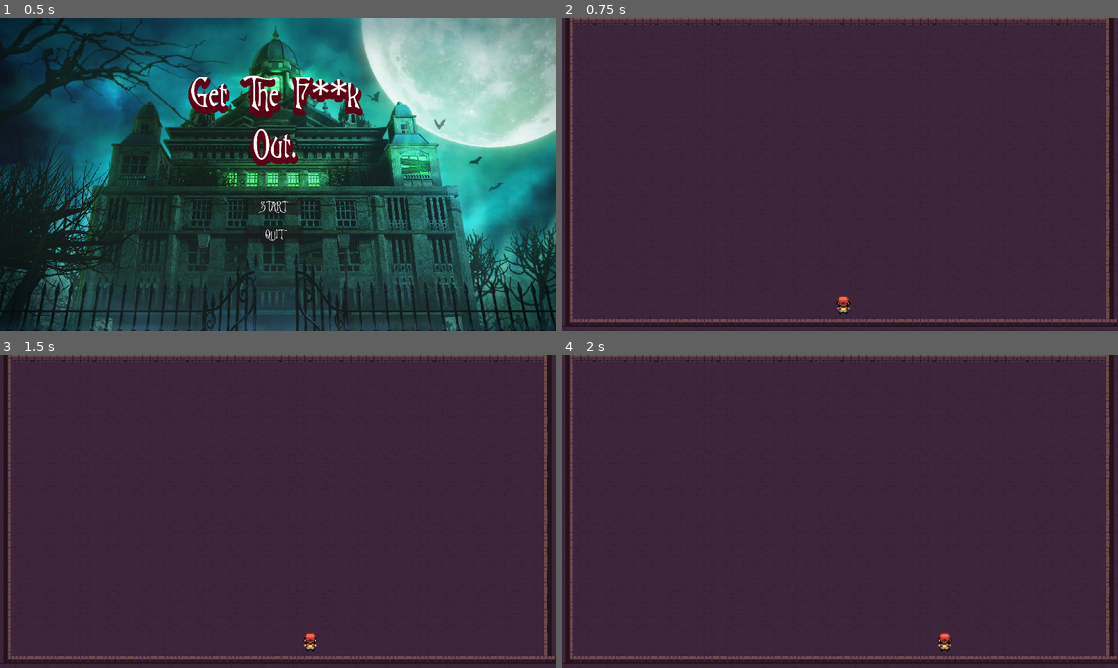
Above: before the commit, frames 1-4 (two rows, left to right).
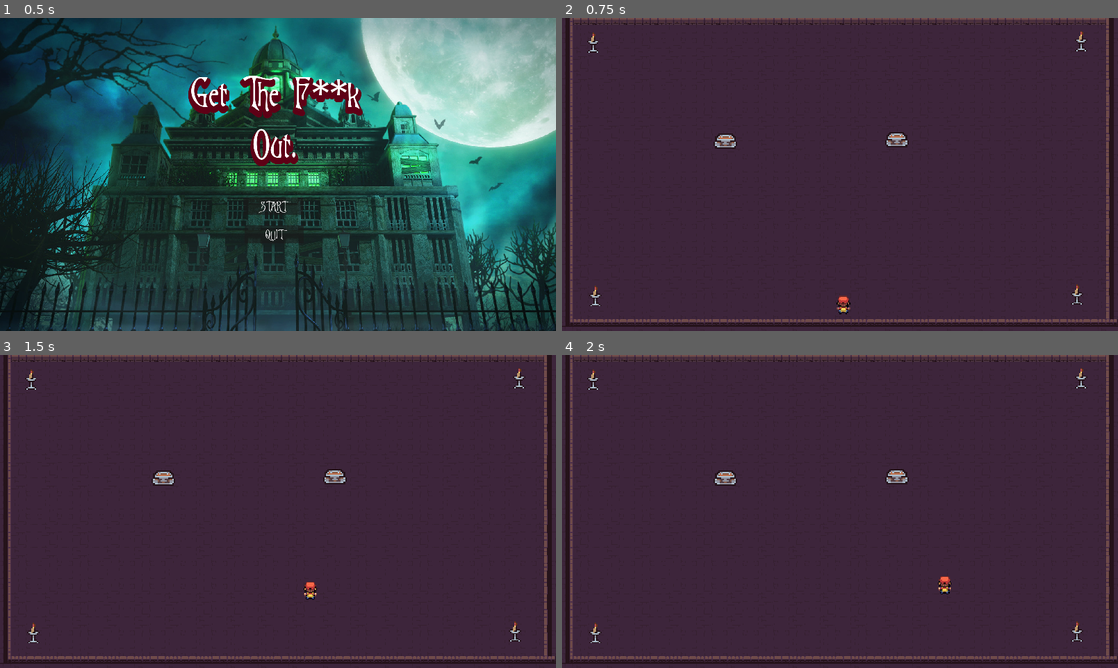
Above: after the commit, the same moments.

Repository: JorFik/get_the_f_out
Game: Godot game, scene res://Scenes/main_menu.tscn
The game is run twice, just before and just after one commit, with the same random seed, the same clock (stepped at 60 frames per second) and the same inputs.
Inputs:
- Up to frame 1 (0.5 s): no input
- Up to frame 2 (0.75 s): click "START" at 0.5 s
- Up to frame 3 (1.5 s): tap Enter at 1.25 s; hold Right (right) from 1.28 s (still down); tap Space (jump, bound only after the commit) at 1.35 s
- Up to frame 4 (2 s): keep holding Right (right); tap Space (jump, bound only after the commit) at 1.52, 1.82 s

Frame 1 is identical in both runs. In frame 2, 0.6% of the frame differs, in the area x 4-95%, y 4-92%; in frame 3, 0.8%; in frame 4, 0.8%, in the area x 4-95%, y 4-95%.

Commit message:
jumping + obstacles

Diff:
--- /dev/null
+++ b/Scenes/Obstacles/chest.tscn
@@ -0,0 +1,19 @@
+[gd_scene load_steps=3 format=3 uid="uid://3v5v1o6rayjm"]
+
+[ext_resource type="Texture2D" uid="uid://btxwcd6vss117" path="res://Resources/2D Pixel Dungeon Asset Pack/items and trap_animation/chest/chest_2.png" id="1_fgwnk"]
+
+[sub_resource type="RectangleShape2D" id="RectangleShape2D_kttjt"]
+size = Vector2(13, 11)
+
+[node name="Chest" type="StaticBody2D"]
+position = Vector2(144, 100)
+scale = Vector2(3.4687, 3.22277)
+
+[node name="Sprite2D" type="Sprite2D" parent="."]
+position = Vector2(3.98, 5.98)
+scale = Vector2(0.8775, 0.8775)
+texture = ExtResource("1_fgwnk")
+
+[node name="CollisionShape2D" type="CollisionShape2D" parent="."]
+position = Vector2(4, 6)
+shape = SubResource("RectangleShape2D_kttjt")
--- /dev/null
+++ b/Scenes/Obstacles/torch.tscn
@@ -0,0 +1,19 @@
+[gd_scene load_steps=3 format=3 uid="uid://blekvi2c2tnxk"]
+
+[ext_resource type="Texture2D" uid="uid://b3y4s1v3u70jk" path="res://Resources/2D Pixel Dungeon Asset Pack/items and trap_animation/torch/candlestick_2_3.png" id="1_nxklo"]
+
+[sub_resource type="RectangleShape2D" id="RectangleShape2D_kttjt"]
+size = Vector2(13, 11)
+
+[node name="Torch" type="StaticBody2D"]
+position = Vector2(144, 100)
+scale = Vector2(3.20508, 2.97784)
+
+[node name="Sprite2D" type="Sprite2D" parent="."]
+position = Vector2(3.98, 5.98)
+scale = Vector2(0.8775, 0.8775)
+texture = ExtResource("1_nxklo")
+
+[node name="CollisionShape2D" type="CollisionShape2D" parent="."]
+position = Vector2(4, 6)
+shape = SubResource("RectangleShape2D_kttjt")
--- a/Scenes/red.gd
+++ b/Scenes/red.gd
@@ -4,26 +4,49 @@
 const SPEED = 300.0
 const JUMP_VELOCITY = -400.0
 
+var is_on_floor = true
+const GRAVITY = 1.5
+const JUMP_STRENGTH = 20
+var z_position = 0
+var z_velocity = 0
+
+const OBSTACLE_LAYER = 1
+const OBSTACLE_MASK = 1
+const CHARACTER_LAYER = 2
+const CHARACTER_MASK = 2
+
 func _physics_process(delta):
 	## Add the gravity.
-	#if not is_on_floor():
-		#velocity.y += gravity * delta
-
+	if Input.is_action_just_pressed("jump") and is_on_floor == true:
+		z_velocity -= JUMP_STRENGTH
+	z_velocity += GRAVITY
+	z_position += z_velocity
+	if z_position >= 0:
+		z_position = 0
+		z_velocity = 0
+		is_on_floor = true
+	else:
+		is_on_floor = false
+	var offset = Vector2(0, z_position)
+	$AnimatedSprite2D.position = offset
+	if is_on_floor:
+		collision_layer = OBSTACLE_LAYER
+		collision_mask = OBSTACLE_MASK
+	else:
+		collision_layer = CHARACTER_LAYER
+		collision_mask = CHARACTER_LAYER
 	# Handle jump.
-	if Input.is_action_just_pressed("up"):
-		velocity.y += JUMP_VELOCITY
-	else:
-		velocity.y = move_toward(velocity.y, 0, SPEED)
-	if Input.is_action_just_pressed("down"):
-		velocity.y -= JUMP_VELOCITY
-	else:
-		velocity.y = move_toward(velocity.y, 0, SPEED)
 	# Get the input direction and handle the movement/deceleration.
 	# As good practice, you should replace UI actions with custom gameplay actions.
-	var direction = Input.get_axis("left", "right")
-	if direction:
-		velocity.x = direction * SPEED
+	var directionx = Input.get_axis("left", "right")
+	if directionx:
+		velocity.x = directionx * SPEED
 	else:
 		velocity.x = move_toward(velocity.x, 0, SPEED)
+	var directiony = Input.get_axis("up", "down")
+	if directiony:
+		velocity.y = directiony * SPEED
+	else:
+		velocity.y = move_toward(velocity.x, 0, SPEED)
 
 	move_and_slide()
--- a/Scenes/start.tscn
+++ b/Scenes/start.tscn
@@ -1,8 +1,10 @@
-[gd_scene load_steps=6 format=3 uid="uid://cjgmor642bipd"]
+[gd_scene load_steps=8 format=3 uid="uid://cjgmor642bipd"]
 
 [ext_resource type="PackedScene" uid="uid://rntxee5ikkkn" path="res://Scenes/red.tscn" id="1_rthnv"]
 [ext_resource type="Texture2D" uid="uid://cdbglu8oyb68x" path="res://Resources/2D Pixel Dungeon Asset Pack/character and tileset/Dungeon_Tileset.png" id="2_6yta7"]
 [ext_resource type="Script" path="res://Scenes/red.gd" id="3_gax2p"]
+[ext_resource type="PackedScene" uid="uid://3v5v1o6rayjm" path="res://Scenes/Obstacles/chest.tscn" id="4_74nnl"]
+[ext_resource type="PackedScene" uid="uid://blekvi2c2tnxk" path="res://Scenes/Obstacles/torch.tscn" id="5_4ewwf"]
 
 [sub_resource type="TileSetAtlasSource" id="TileSetAtlasSource_0t5i7"]
 texture = ExtResource("2_6yta7")
@@ -388,3 +390,21 @@
 position = Vector2(583, 591)
 motion_mode = 1
 script = ExtResource("3_gax2p")
+
+[node name="Torch" parent="." instance=ExtResource("5_4ewwf")]
+position = Vector2(53, 33)
+
+[node name="Torch3" parent="." instance=ExtResource("5_4ewwf")]
+position = Vector2(58, 558)
+
+[node name="Torch4" parent="." instance=ExtResource("5_4ewwf")]
+position = Vector2(1056, 555)
+
+[node name="Torch2" parent="." instance=ExtResource("5_4ewwf")]
+position = Vector2(1064, 30)
+
+[node name="Chest" parent="." instance=ExtResource("4_74nnl")]
+position = Vector2(680, 231)
+
+[node name="Chest2" parent="." instance=ExtResource("4_74nnl")]
+position = Vector2(325, 234)
--- a/project.godot
+++ b/project.godot
@@ -45,6 +45,11 @@
 , Object(InputEventKey,"resource_local_to_scene":false,"resource_name":"","device":-1,"window_id":0,"alt_pressed":false,"shift_pressed":false,"ctrl_pressed":false,"meta_pressed":false,"pressed":false,"keycode":0,"physical_keycode":68,"key_label":0,"unicode":100,"echo":false,"script":null)
 ]
 }
+jump={
+"deadzone": 0.5,
+"events": [Object(InputEventKey,"resource_local_to_scene":false,"resource_name":"","device":-1,"window_id":0,"alt_pressed":false,"shift_pressed":false,"ctrl_pressed":false,"meta_pressed":false,"pressed":false,"keycode":0,"physical_keycode":32,"key_label":0,"unicode":32,"echo":false,"script":null)
+]
+}
 
 [rendering]
 
Not shown: 1 places in Scenes/main_menu.tscn that only renumber resources
Not shown, changed: .gitignore
